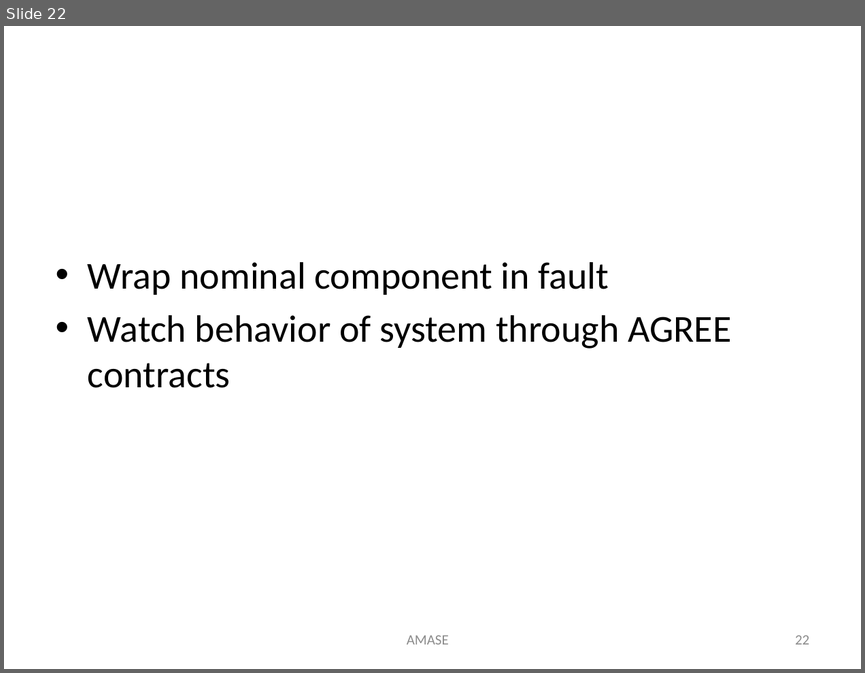
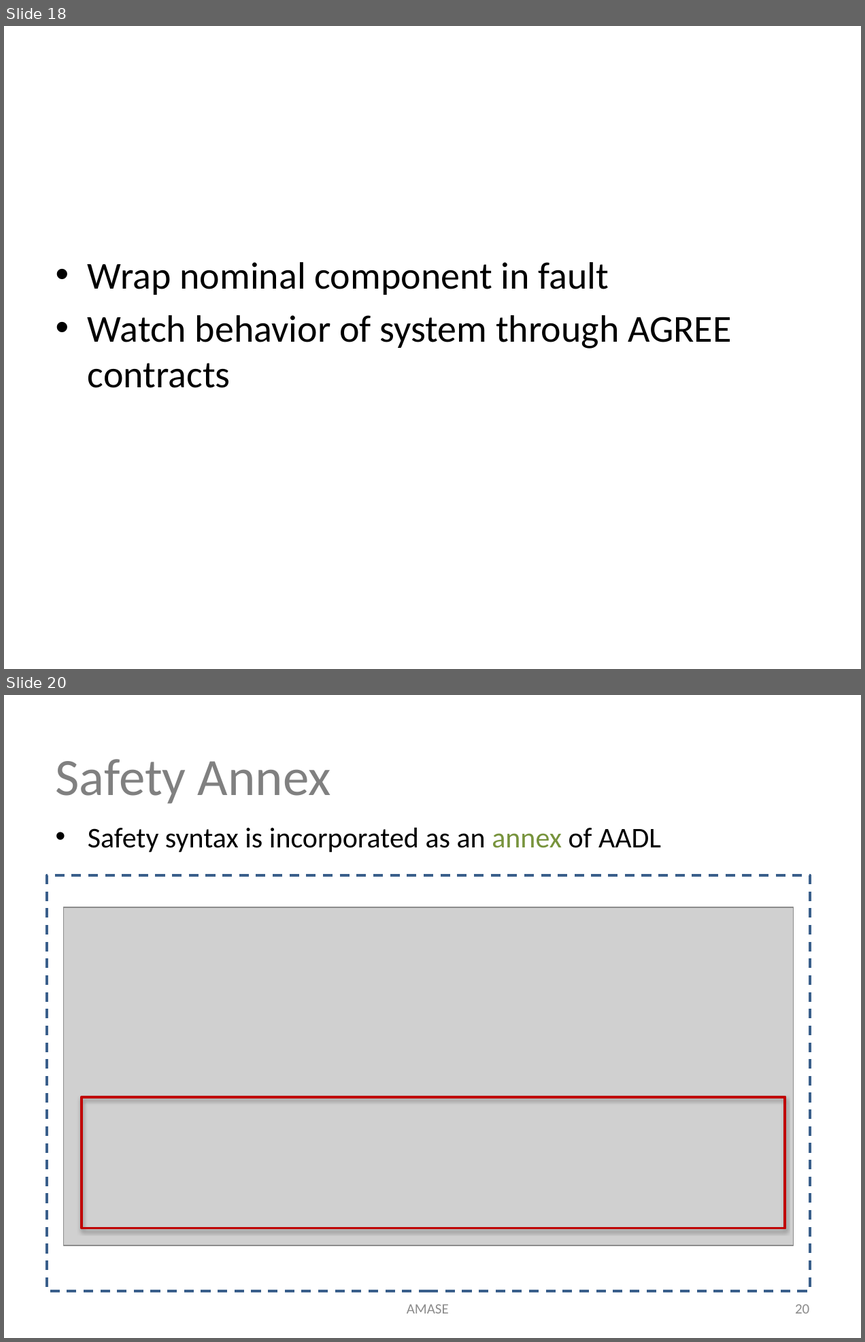
Before and after one commit to dkstewart/Presentations, a slide deck: nasa_year_end_review_2018.pptx. Shown one above the other, each under a label of ours: slide 22 before the commit, slides 18 and 20 after it; the slides between them are not shown. The pictures are 865x673 and 865x1342 pixels, drawn with LibreOffice and Linux fonts; fonts in the diff are those of the drawing; grey boxes stand for pictures. Boxes give left, top, right and bottom in pixels: in the first picture for what was removed or moved away, otherwise in the second. Text is boxed around its words. In the diff, an @@ line names an element or a change of style, - is before the commit and + after.

```diff
--- a/nasa_year_end_review_2018.pptx
+++ b/nasa_year_end_review_2018.pptx
@@ slide 20 added at [4,695,861,1338], background #FFFFFF @@
@@ title added at [56,759,331,804], 44 pt, text #808080 @@
+Safety Annex
@@ text added at [88,827,661,852], 24 pt, text #000000 @@
+• Safety syntax is incorporated as an annex of AADL
@@ rectangle added at [47,875,810,1291], outline #3A5F8C 2 pt dashed @@
@@ picture added at [64,907,793,1246] @@
@@ rectangle added at [82,1097,785,1228], outline #C00000 2.25 pt @@
@@ text added at [407,1304,449,1313], 12 pt, text #8C8C8C @@
+AMASE
@@ page number added at [795,1304,809,1313], 12 pt, text #8C8C8C @@
+20
@@ what was slide 22 is now slide 18 @@
@@ slide 18 changed as well @@
@@ text removed at [407,635,449,644] @@
-AMASE
@@ page number removed at [795,635,809,644] @@
-22
```
Also in this commit, not shown: 11 other slides changed, 27 other slides added, 36 slides removed.
